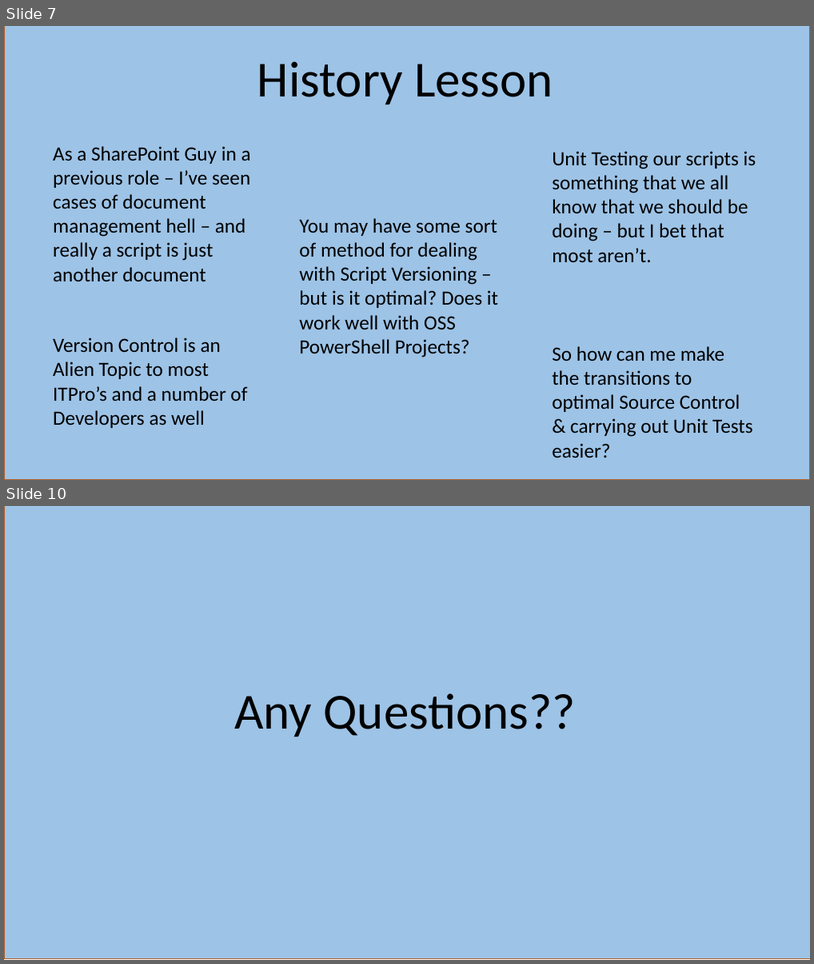
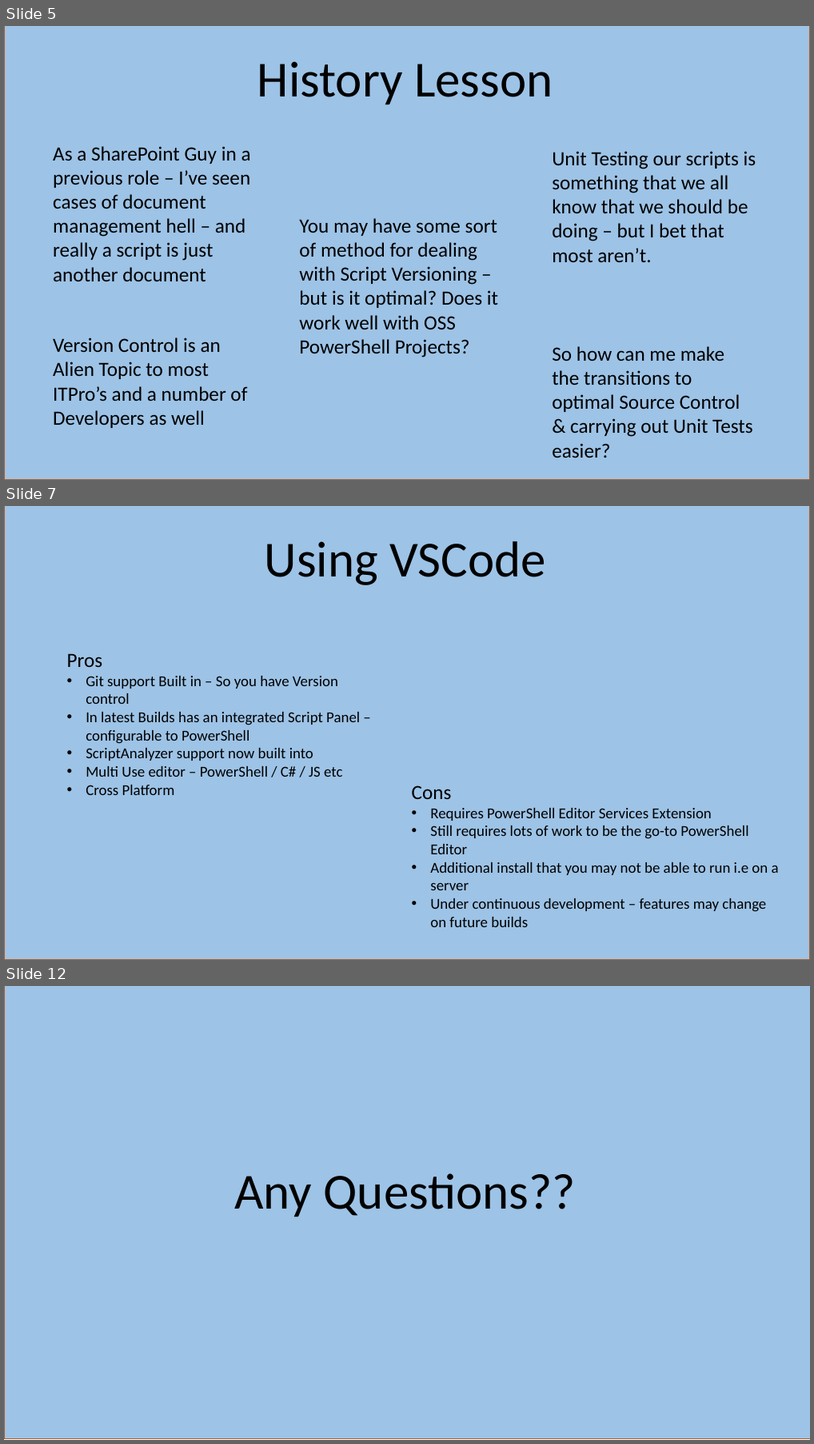
Before and after one commit to kilasuit/Presentations, a slide deck: Get-PSUGUK/Teaching the ITPro how to Dev.pptx. Shown one above the other, each under a label of ours: slides 7 and 10 before the commit, slides 5, 7 and 12 after it; the slides between them are not shown. The pictures are 814x964 and 814x1444 pixels, drawn with LibreOffice and Linux fonts; fonts in the diff are those of the drawing. Boxes give left, top, right and bottom in pixels: in the first picture for what was removed or moved away, otherwise in the second. Text is boxed around its words. In the diff, an @@ line names an element or a change of style, - is before the commit and + after.

```diff
--- a/Get-PSUGUK/Teaching the ITPro how to Dev.pptx
+++ b/Get-PSUGUK/Teaching the ITPro how to Dev.pptx
@@ slide 7 added at <box>4,506,810,960</box>, background #FFFFFF @@
@@ rectangle added at <box>4,506,810,960</box>, fill #9DC3E6, outline #AF5C24 1 pt @@
@@ title added at <box>265,541,546,585</box>, 60 pt, text #000000 @@
+Using VSCode
@@ text added at <box>67,653,360,795</box>, 18 pt, text #000000 @@
+Pros
+• Git support Built in – So you have Version control
+• In latest Builds has an integrated Script Panel – configurable to PowerShell
+• ScriptAnalyzer support now built into
+• Multi Use editor – PowerShell / C# / JS etc
+• Cross Platform
@@ text added at <box>412,785,779,927</box>, 18 pt, text #000000 @@
+Cons
+• Requires PowerShell Editor Services Extension
+• Still requires lots of work to be the go-to PowerShell Editor
+• Additional install that you may not be able to run i.e on a server
+• Under continuous development – features may change on future builds
@@ what was slide 7 is now slide 5 @@
@@ what was slide 10 is now slide 12 @@
```
Also in this commit, not shown: 5 slides changed, 6 other slides added, 3 slides removed, 4 other files.
